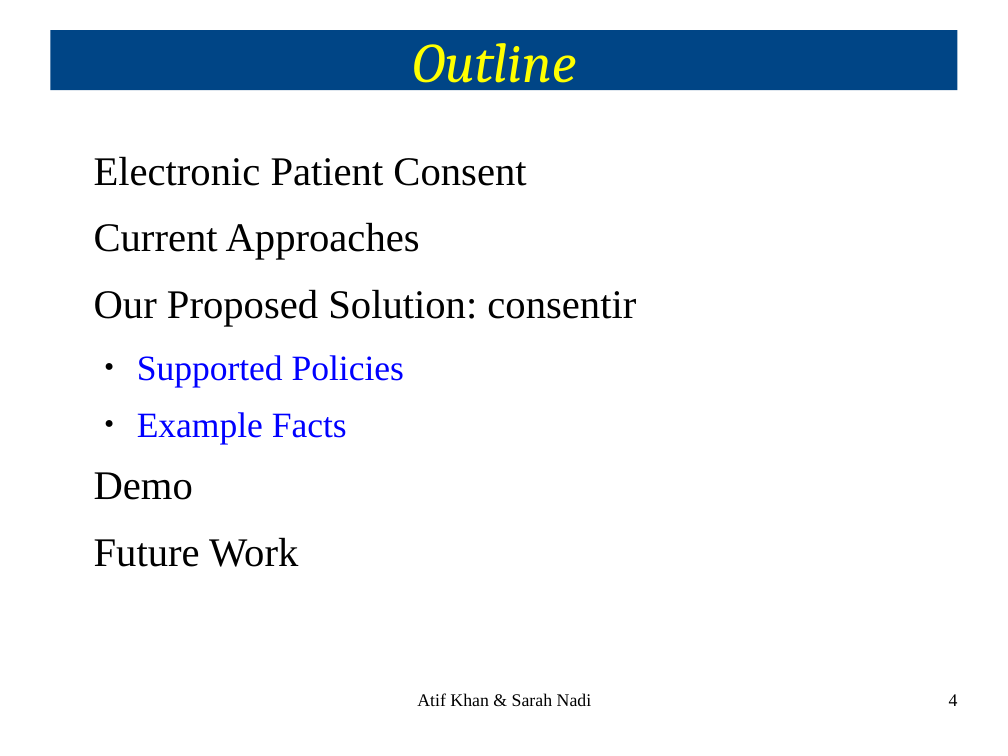
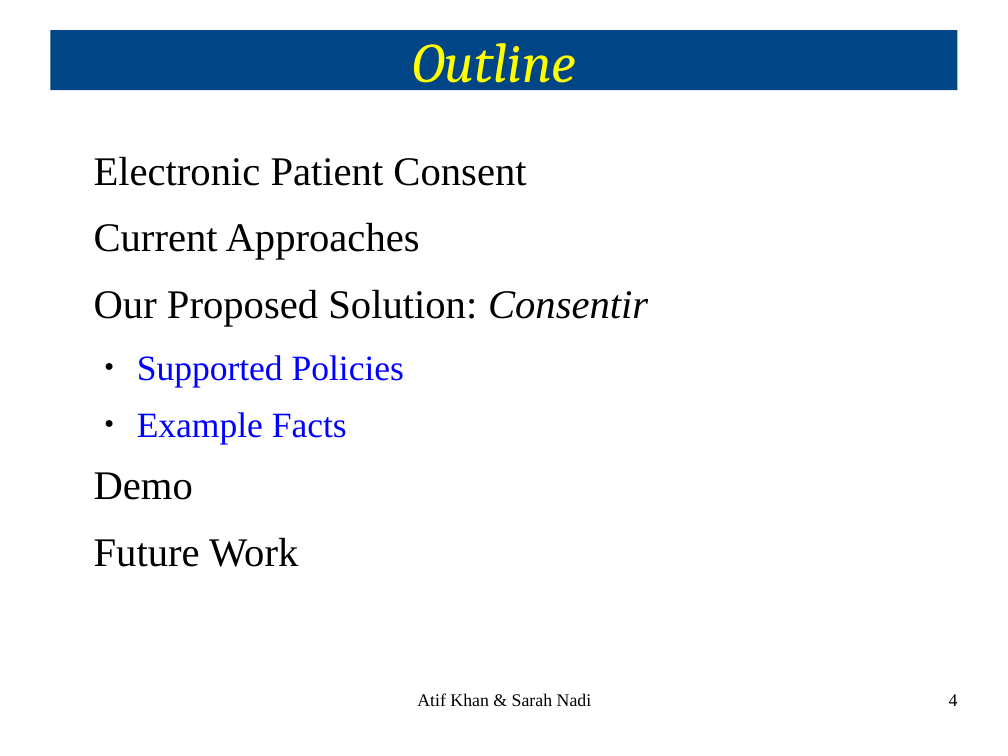
Before and after one commit to snadi/cs898proj, a slide deck: slide 4 of cs898proj/Presentation/CS898ProjPresentation.odp. Drawn at 1008x756 pixels with LibreOffice and Linux fonts; fonts in the diff are those of the drawing. Boxes give left, top, right and bottom in pixels: in the first picture for what was removed or moved away, otherwise in the second. Text is boxed around its words. In the diff, an @@ line names an element or a change of style, - is before the commit and + after.

```diff
--- a/cs898proj/Presentation/CS898ProjPresentation.odp
+++ b/cs898proj/Presentation/CS898ProjPresentation.odp
@@ text at (94,289,648,327): text changed @@
-Our Proposed Solution: consentir
+Our Proposed Solution: Consentir
```
